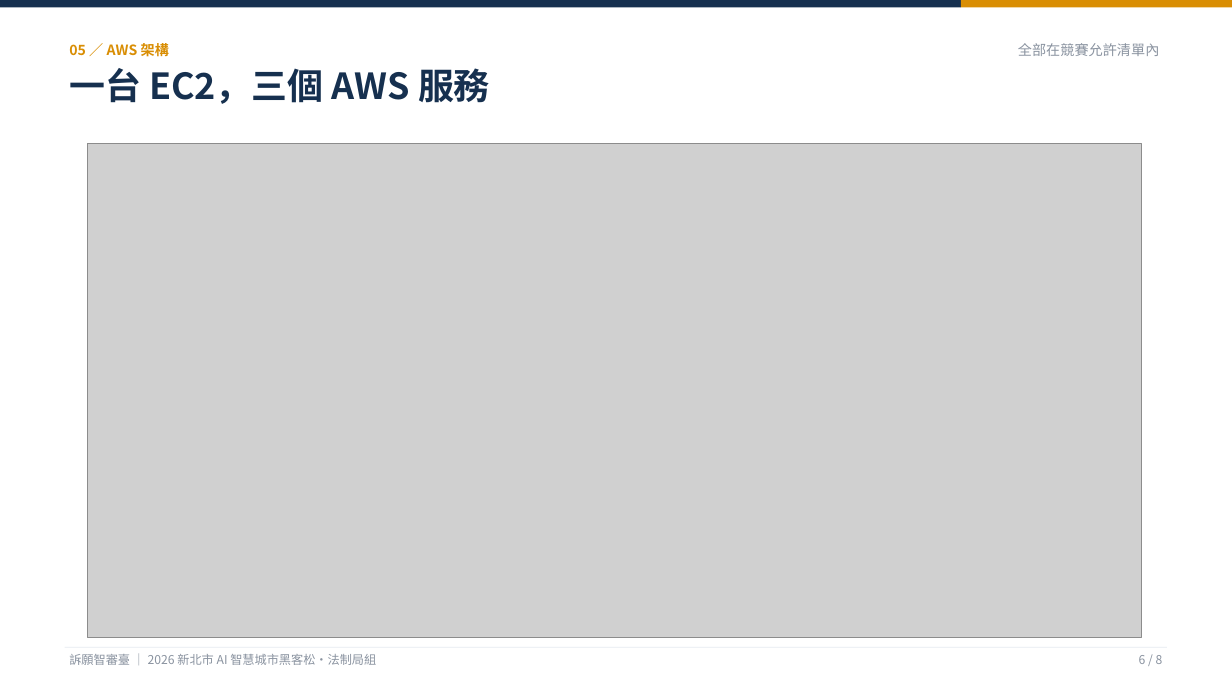
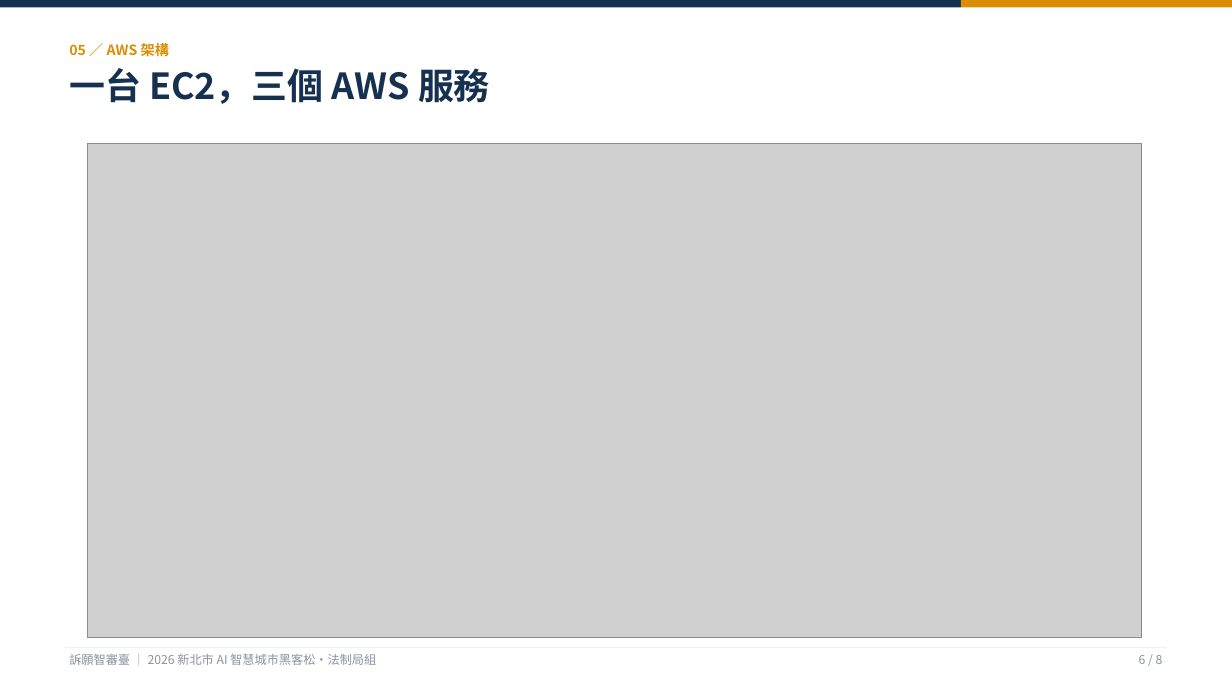
Before and after one commit to KevinMursh/hackathon_wisxxxx, a slide deck: slide 6 of docs/提案/提案簡報-訴願智審臺.pptx. Drawn at 1232x693 pixels with LibreOffice and Linux fonts; fonts in the diff are those of the drawing; grey boxes stand for pictures. Boxes give left, top, right and bottom in pixels: in the first picture for what was removed or moved away, otherwise in the second. Text is boxed around its words. In the diff, an @@ line names an element or a change of style, - is before the commit and + after.

```diff
--- a/docs/提案/提案簡報-訴願智審臺.pptx
+++ b/docs/提案/提案簡報-訴願智審臺.pptx
@@ text removed at (1018, 43, 1159, 56) @@
-全部在競賽允許清單內
```
Also in this commit, not shown: 2 other files.
